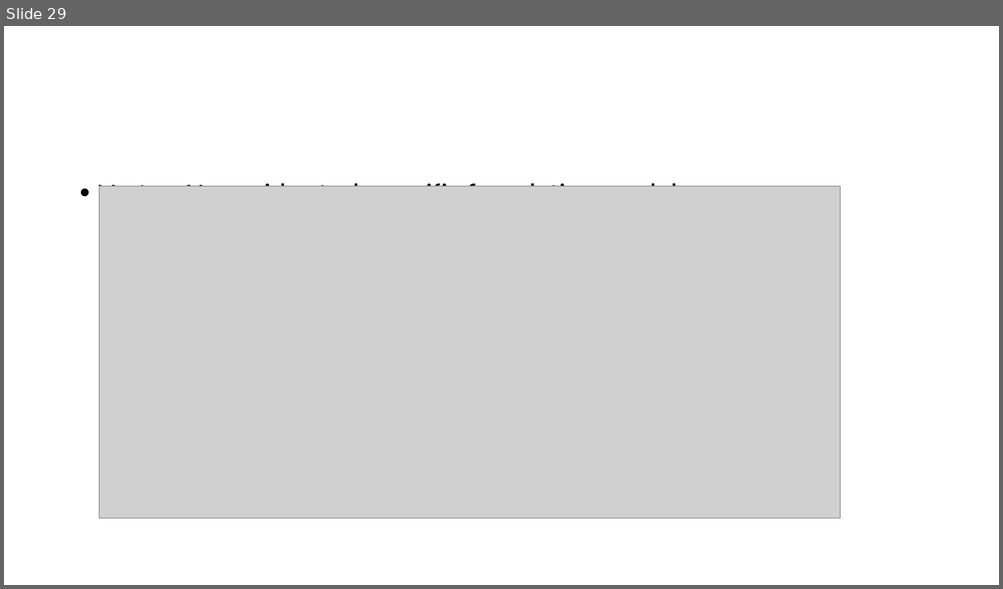
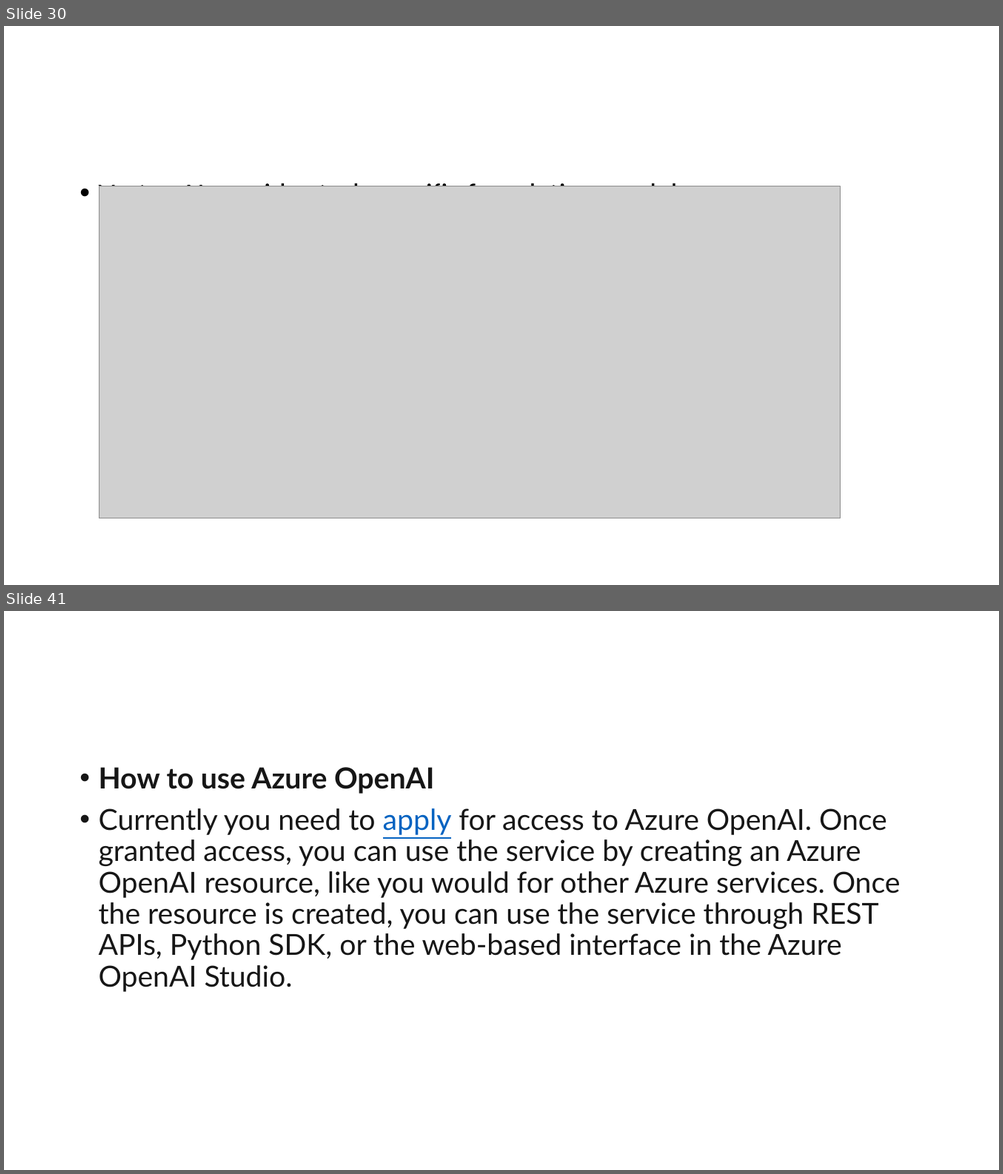
Before and after one commit to shanu-github/Data, a slide deck: Generative_AI/introduction.pptx. Shown one above the other, each under a label of ours: slide 29 before the commit, slides 30 and 41 after it; the slides between them are not shown. The pictures are 1003x589 and 1003x1174 pixels, drawn with LibreOffice and Linux fonts; fonts in the diff are those of the drawing; grey boxes stand for pictures. Boxes give left, top, right and bottom in pixels: in the first picture for what was removed or moved away, otherwise in the second. Text is boxed around its words. In the diff, an @@ line names an element or a change of style, - is before the commit and + after.

```diff
--- a/Generative_AI/introduction.pptx
+++ b/Generative_AI/introduction.pptx
@@ slide 41 added at <box>4,611,999,1170</box>, background #FFFFFF @@
@@ text added at <box>99,767,900,992</box>, 28 pt, text #161616 @@
+• How to use Azure OpenAI
+• Currently you need to apply for access to Azure OpenAI. Once granted access, you can use the service by creating an Azure OpenAI resource, like you would for other Azure services. Once the resource is created, you can use the service through REST APIs, Python SDK, or the web-based interface in the Azure OpenAI Studio.
@@ what was slide 29 is now slide 30 @@
```
Also in this commit, not shown: 1 slide changed, 34 other slides added, 18 other files.
